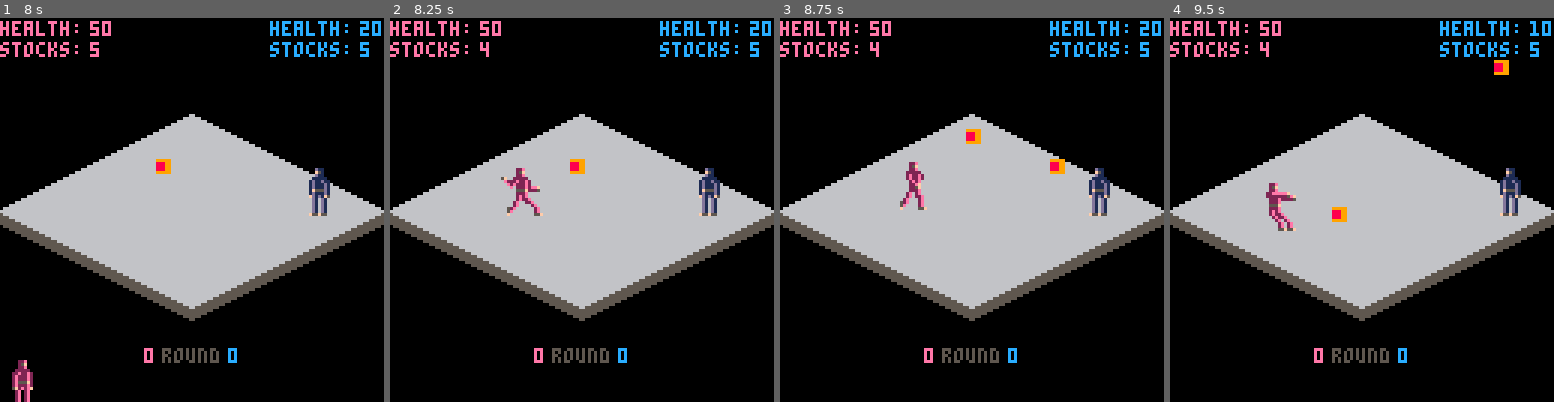
Above: before the commit, frames 1-4 (left to right).
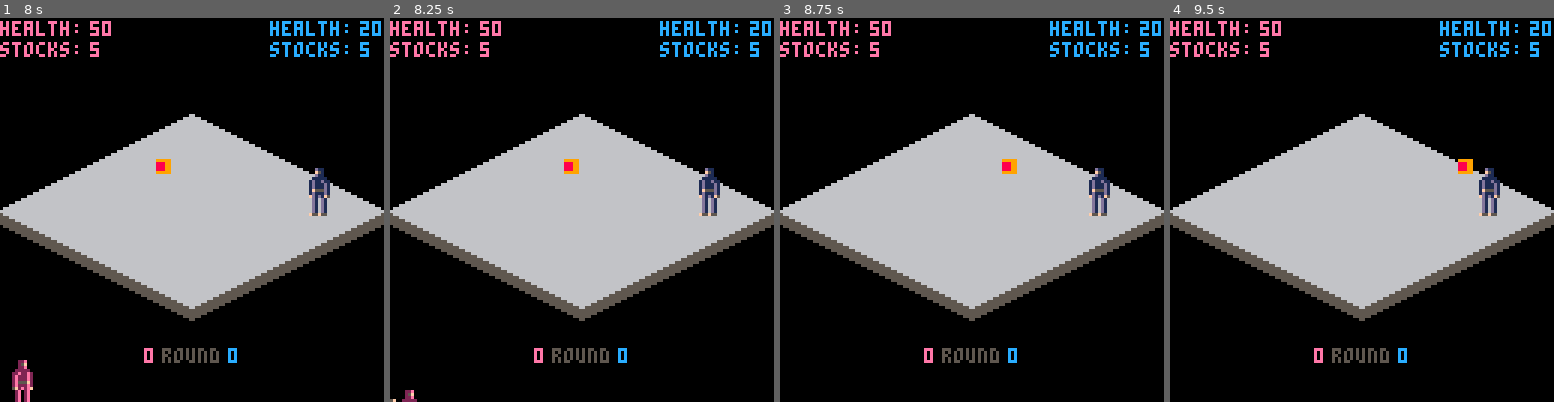
Above: after the commit, the same moments.

Repository: Trifectuh/Fantasy-Console-Projects
Game: PICO-8 cartridge isofight.p8
The game is run twice, just before and just after one commit, with the same random seed, the same clock (stepped at 60 frames per second) and the same inputs.
Inputs:
- Up to frame 1 (8 s): tap O (Z key) at 0.33, 0.7, 1.43, 2.22, 3.1, 3.98, 4.87, 5.75, 6.63, 7.52 s; tap X (X key) at 1.07, 2.07, 2.4, 2.73, 3.07, 3.4, 3.73, 4.07, 4.4, 4.73, 5.07, 5.4, 5.73, 6.07, 6.4, 6.73, 7.07, 7.4, 7.73 s; hold Left 1.97-2.37 s; hold Down 2.42-2.82 s; hold Right 2.87-3.53 s; hold Up 3.58-4.08 s; hold Right 4.13-4.53 s; hold Down 4.58-5.08 s; hold Left 5.13-5.8 s; hold Up 5.85-6.18 s; hold Left 6.23-6.63 s; hold Down 6.68-7.08 s; hold Right 7.13-7.8 s; hold Up from 7.85 s (still down)
- Up to frame 2 (8.25 s): keep holding Up; tap X (X key) at 8.07 s
- Up to frame 3 (8.75 s): release Up at 8.35 s; tap X (X key) at 8.4, 8.73 s; tap O (Z key) at 8.4 s; hold Right from 8.4 s (still down)
- Up to frame 4 (9.5 s): release Right at 8.8 s; hold Down 8.85-9.35 s; tap X (X key) at 9.07, 9.4 s; tap O (Z key) at 9.28 s; hold Left from 9.4 s (still down)

Frame 1 is identical in both runs. In frame 2, 0.8% of the frame differs, in the area x 0-51%, y 6-100%; in frame 3, 0.9%; in frame 4, 2.0%, in the area x 23-97%, y 0-56%.

Commit message:
respawn timer when a dad falls off the stage

Diff:
--- a/isofight.p8
+++ b/isofight.p8
@@ -12,6 +12,7 @@
  p2roundwins=0
  --player 1
 	p={{id=1,
+     clr=14,
      --stuff that gets rendered
      activespr=0,
      width=2,
@@ -48,6 +49,7 @@
             atk3={s={10,32},a={20,32},r={15,32}}}},
  --player 2
     {id=2,
+     clr=12,
      activespr=32,
      width=2,
      height=2,
@@ -110,6 +112,7 @@
   p[1].blocking=false
   p[2].halt=false
   p[2].blocking=false
+ --okay read on
   for f in all(fireballs) do
     if f.t.x-f.x<20 and f.t.x-f.x>-30
       and f.t.y-f.y<4 and f.t.y-f.y>-6 then
@@ -281,6 +284,9 @@
  end
  spr(c.activespr, c.x, c.y,
      c.width, c.height, c.drc)
+ if c.status.falling==true and c.y>128 then
+  print(c.fallcounter,c.sx+6,c.sy+6,c.clr)
+ end
 end
 
 function face()
@@ -328,10 +334,23 @@
  end
  if c.status.falling==true then
   c.y+=2
- end
- if c.status.falling==true and c.y>128 then
+  if c.y>128 then
+   falldelay(c)
+  end
+ end
+ if c.status.falling==true and c.y>512 then
   c.status.stocks-=1
  	respawn(c)
+ end
+end
+
+function falldelay(c)
+ if c.y<256 then
+  c.fallcounter=3
+ elseif c.y<384 then
+  c.fallcounter=2
+ elseif c.y<512 then
+  c.fallcounter=1
  end
 end
 
